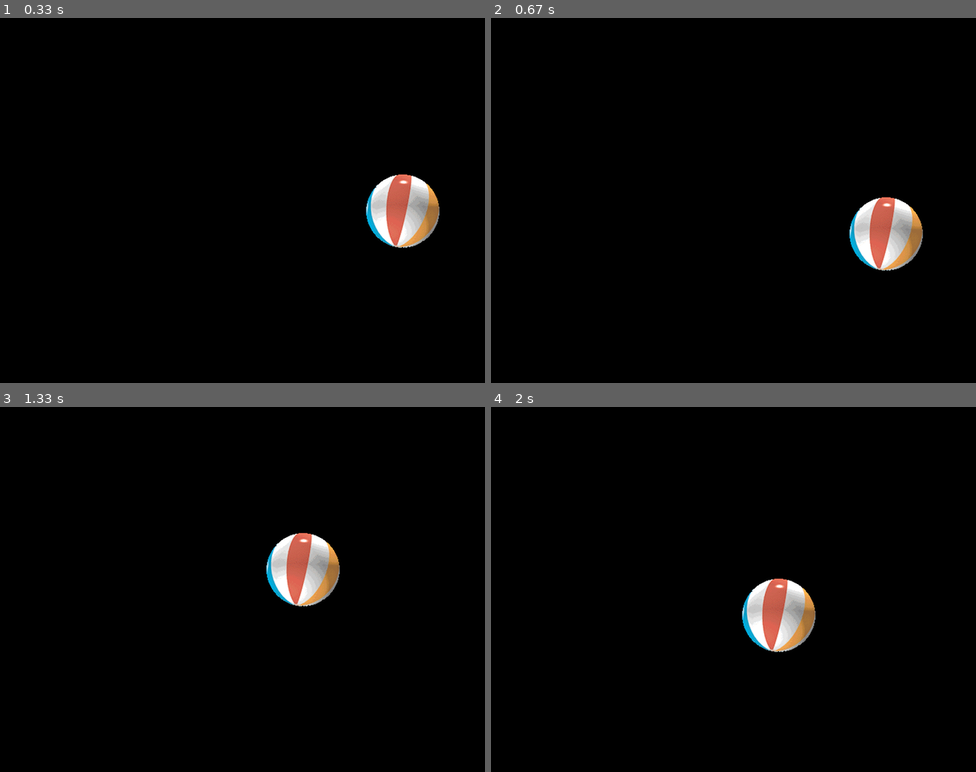
Above: before the commit, frames 1-4 (two rows, left to right).
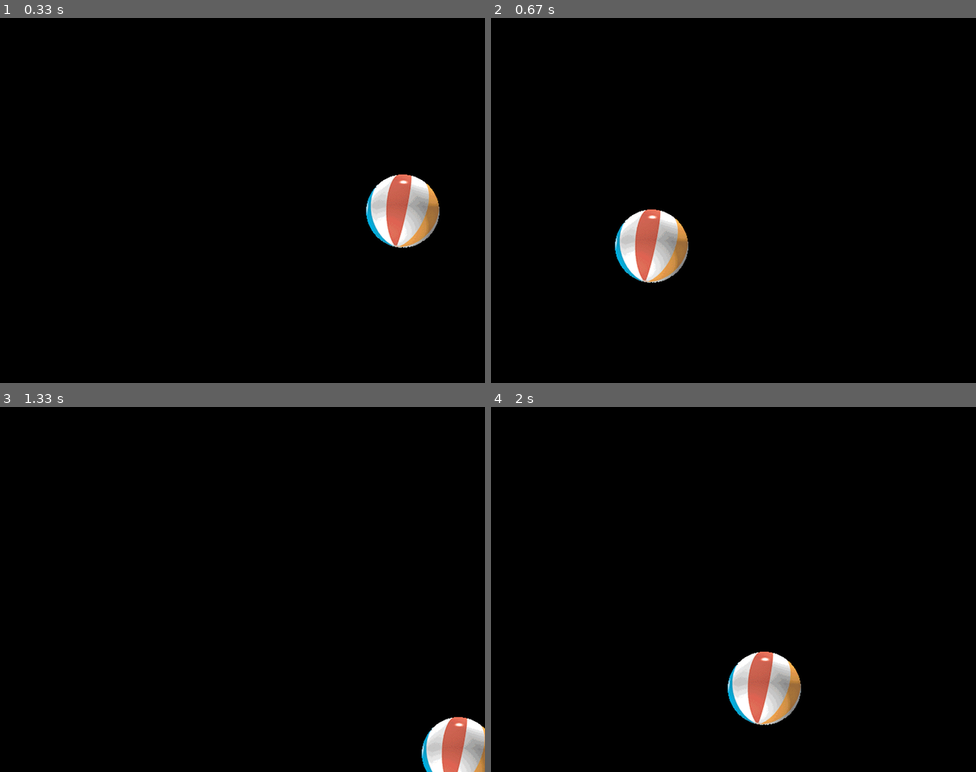
Above: after the commit, the same moments.

Repository: pjhanks/PyGameThings
Game: pygame game, started from Main_BallBounce.py
The game is run twice, just before and just after one commit, with the same random seed, the same clock (stepped at 60 frames per second) and the same inputs.
Inputs (mouse positions are in pixels of both pictures, inside the frame that each line leads up to):
- Up to frame 1 (0.33 s): no input
- Up to frame 2 (0.67 s): press the mouse at (733, 222) at 0.37 s; move the mouse to (675, 215) at 0.47 s; release the mouse at (617, 204) at 0.6 s
- Up to frame 3 (1.33 s): click (87, 673) at 0.72 s; click (417, 717) at 1.05 s
- Up to frame 4 (2 s): click (617, 516) at 1.38 s; click (733, 633) at 1.72 s

Frame 1 is identical in both runs. In frame 2, 4.8% of the frame differs, in the area x 25-90%, y 48-73%; in frame 3, 4.2%; in frame 4, 4.8%.

Commit message:
Added SimpleButton class

Diff:
--- a/Ball.py
+++ b/Ball.py
@@ -41,5 +41,9 @@
         self.x = self.x + self.xSpeed
         self.y = self.y + self.ySpeed
 
+    def updateClick(self, coord):
+        self.x = coord[0]
+        self.y = coord[1]
+
     def draw(self):
         self.window.blit(self.image, (self.x, self.y))
--- a/Main_BallBounce.py
+++ b/Main_BallBounce.py
@@ -32,12 +32,13 @@
             pygame.quit()
             sys.exit()
 
-        ballRect = pygame.Rect(oBall.x, oBall.y, oBall.maxWidth, oBall.maxHeight)
+        #ballRect = pygame.Rect(oBall.x, oBall.y, oBall.maxWidth, oBall.maxHeight)
         if event.type == pygame.MOUSEBUTTONUP:
-            if ballRect.collidepoint(event.pos):
-                oBall.x = random.randrange(oBall.maxWidth)
-                oBall.y = random.randrange(oBall.maxHeight)
-                ballRect = pygame.Rect(oBall.x, oBall.y, oBall.maxWidth, oBall.maxHeight)
+            oBall.updateClick(event.pos)
+            # if ballRect.collidepoint(event.pos):
+            #     oBall.x = random.randrange(oBall.maxWidth)
+            #     oBall.y = random.randrange(oBall.maxHeight)
+            #     ballRect = pygame.Rect(oBall.x, oBall.y, oBall.maxWidth, oBall.maxHeight)
 
 
 
--- /dev/null
+++ b/SimpleButton.py
@@ -0,0 +1,61 @@
+# SimpleButton Class
+#
+# Uses a state machine approach
+
+import pygame
+from pygame.locals import *
+
+class SimpleButton():
+    # Used to track the state of the button
+    STATE_IDLE = 'idle' # button up, mouse not over button
+    STATE_ARMED = 'armed' # button is down, mouse is over button
+    STATE_DISARMED = 'disarmed' # clicked down on button, rolled off
+
+    def __init__(self, window, loc, up, down):
+        self.window = window
+        self.loc = loc
+        self.surfaceUp = pygame.image.load(up)
+        self.surfaceDown = pygame.image.load(down)
+
+        # Get the rect of the button
+        self.rect = self.surfaceUp.get_rect()
+        self.rect[0] = loc[0]
+        self.rect[1] = loc[1]
+
+        self.state = SimpleButton.STATE_IDLE
+
+    def handleEvent(self, eventObj):
+        # Returns True iff user clicks the button
+        # Normally returns false
+
+        if eventObj.type not in (MOUSEMOTION, MOUSEBUTTONDOWN, MOUSEBUTTONUP):
+            return False
+
+        eventPointInButtonRect = self.rect.collidepoint(eventObj.pos)
+
+        if self.state == SimpleButton.STATE_IDLE:
+            if (eventObj.type == MOUSEBUTTONDOWN) and eventPointInButtonRect:
+                self.state = SimpleButton.STATE_ARMED
+
+            elif self.state == SimpleButton.STATE_ARMED:
+                if (eventObj.type == MOUSEBUTTONUP) and eventPointInButtonRect:
+                    self.state = SimpleButton.STATE_IDLE
+                    return True
+
+                if (eventObj.type == MOUSEMOTION) and (not eventPointInButtonRect):
+                    self.state = SimpleButton.STATE_DISARMED
+
+            elif self.state == SimpleButton.STATE_DISARMED:
+                if eventPointInButtonRect:
+                    self.state = SimpleButton.STATE_ARMED
+                elif eventObj.type == MOUSEBUTTONUP:
+                    self.state = SimpleButton.STATE_IDLE
+
+            return False
+
+    def draw(self):
+        if self.state == SimpleButton.STATE_ARMED:
+            self.window.blit(self.surfaceDown, self.loc)
+
+        else:
+            self.window.blit(self.surfaceUp, self.loc)
Binary file added: Images/buttonDown.png
Binary file added: Images/buttonUp.png
